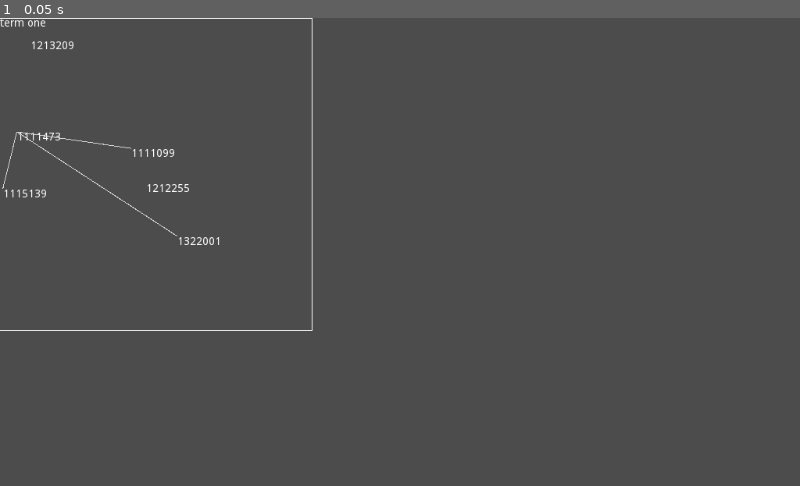
Above: before the commit, frame 1.
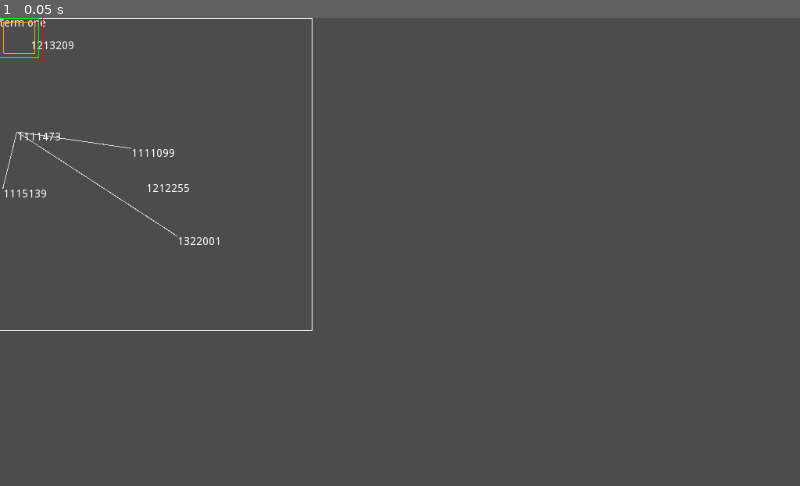
Above: after the commit, the same moment.

Repository: hpn33/Hand-Graph
Game: Godot game, scene res://scene/Main.tscn
The game is run twice, just before and just after one commit, with the same random seed, the same clock (stepped at 60 frames per second) and the same inputs.
Inputs:
- Up to frame 1 (0.05 s): no input

The runs differ from the first frame. In frame 1, less than 0.1% of the frame differs, in the area x 0-6%, y 0-10%.

Commit message:
add HBox2D

Diff:
--- /dev/null
+++ b/object/GUI2D/Group/Group.gd
@@ -0,0 +1,21 @@
+extends Box2D
+class_name Group2D
+
+
+
+func remove_children():
+
+	for child in get_children():
+		remove_child(child)
+
+
+func sort_children():
+	pass
+
+
+func first():
+	return get_child(0)
+
+
+func last():
+	return get_child(get_child_count()-1)
--- /dev/null
+++ b/object/GUI2D/Group/Group.tscn
@@ -0,0 +1,6 @@
+[gd_scene load_steps=2 format=2]
+
+[ext_resource path="res://object/GUI2D/Group/Group.gd" type="Script" id=2]
+
+[node name="Group2D" type="Node2D"]
+script = ExtResource( 2 )
--- /dev/null
+++ b/object/GUI2D/HBox2D/HBox2D.gd
@@ -0,0 +1,79 @@
+tool
+extends Group2D
+class_name HBox2D
+
+
+enum V_ALIGN { TOP, CENTER, DOWN }
+
+export(V_ALIGN) var v_align := V_ALIGN.CENTER setget set_v_align
+
+func set_v_align(_v_align):
+	v_align = _v_align
+
+	sort_children()
+
+
+
+func get_y_position() -> float:
+
+	var rect = in_rect()
+
+	if v_align == V_ALIGN.TOP:
+		return rect.position.y
+
+	elif v_align == V_ALIGN.CENTER:
+		return rect.position.y + rect.size.y /2
+
+	elif v_align == V_ALIGN.DOWN:
+		return rect.position.y + rect.size.y
+
+	return 0.0
+
+
+func sort_children():
+	var x = 0
+	for child in get_children():
+
+		child.position.y = get_y_position()
+		child.position.x = x
+
+		x += child.width()
+
+	resize()
+
+
+func sort_from(index: int, diff: float):
+
+	for i in get_child_count():
+		var child = get_children()[i]
+
+		child.position.y = get_y_position()
+
+		if i > index:
+
+			child.position.x += diff
+
+	resize()
+
+
+func resize():
+
+	var y = 0
+	var x = 0
+
+	for child in get_children():
+		y = max(y, child.height())
+		x += child.width()
+
+	if y == 0:
+		size = Vector2.ONE * 100
+	else:
+		size = Vector2(x, y)
+
+
+	repivot()
+
+
+func reset():
+	remove_children()
+	resize()
--- /dev/null
+++ b/object/GUI2D/HBox2D/HBox2D.tscn
@@ -0,0 +1,7 @@
+[gd_scene load_steps=2 format=2]
+
+[ext_resource path="res://object/GUI2D/HBox2D/HBox2D.gd" type="Script" id=1]
+
+[node name="HBox2D" type="Node2D"]
+position = Vector2( 88, 63 )
+script = ExtResource( 1 )
--- a/object/GUI2D/SpriteBox2D/SpriteBox2D.gd
+++ b/object/GUI2D/SpriteBox2D/SpriteBox2D.gd
@@ -1,6 +1,9 @@
 tool
 extends Box2D
 class_name SpriteBox
+
+
+export(StreamTexture) var stream_texture setget set_texture
 
 
 onready var sprite :Sprite= $Sprite setget , get_sprite
@@ -30,7 +33,17 @@
 
 
 func set_texture(texture):
-	get_sprite().texture = texture
+
+	stream_texture = texture
+
+	var image = Image.new()
+	image.load(stream_texture.resource_path)
+
+	var image_texture = ImageTexture.new()
+	image_texture.create_from_image(image)
+
+	get_sprite().texture = image_texture
+
 
 
 
--- a/object/GUI2D/SpriteBox2D/SpriteBox2D.tscn
+++ b/object/GUI2D/SpriteBox2D/SpriteBox2D.tscn
@@ -1,6 +1,5 @@
-[gd_scene load_steps=4 format=2]
+[gd_scene load_steps=3 format=2]
 
-[ext_resource path="res://icon.png" type="Texture" id=1]
 [ext_resource path="res://object/GUI2D/SpriteBox2D/SpriteBox2D.gd" type="Script" id=2]
 [ext_resource path="res://object/GUI2D/SpriteBox2D/Sprite.gd" type="Script" id=4]
 
@@ -13,6 +12,5 @@
 horizental_pivot_align = 1
 
 [node name="Sprite" type="Sprite" parent="."]
-texture = ExtResource( 1 )
 script = ExtResource( 4 )
 [connection signal="texture_changed" from="Sprite" to="." method="_on_Sprite_texture_changed"]
--- a/object/GUI2D/VBox2D/VBox2D.gd
+++ b/object/GUI2D/VBox2D/VBox2D.gd
@@ -1,5 +1,5 @@
 tool
-extends Box2D
+extends Group2D
 class_name VBox2D
 
 
@@ -30,12 +30,6 @@
 	return 0.0
 
 
-func remove_children():
-
-	for child in get_children():
-		remove_child(child)
-
-
 func sort_children():
 	var y = 0
 	for child in get_children():
@@ -62,8 +56,6 @@
 	resize()
 
 
-
-
 func resize():
 
 	var y = 0
@@ -82,15 +74,6 @@
 	repivot()
 
 
-
 func reset():
 	remove_children()
 	resize()
-
-
-func first():
-	return get_child(0)
-
-
-func last():
-	return get_child(get_child_count()-1)
--- a/object/space/space.tscn
+++ b/object/space/space.tscn
@@ -1,6 +1,7 @@
-[gd_scene load_steps=2 format=2]
+[gd_scene load_steps=3 format=2]
 
 [ext_resource path="res://object/space/space.gd" type="Script" id=1]
+[ext_resource path="res://object/GUI2D/Box2D/Box2D.tscn" type="PackedScene" id=2]
 
 [node name="Space" type="Node2D"]
 script = ExtResource( 1 )
@@ -12,3 +13,5 @@
 __meta__ = {
 "_edit_use_anchors_": false
 }
+
+[node name="Box2D" parent="." instance=ExtResource( 2 )]
--- a/project.godot
+++ b/project.godot
@@ -8,9 +8,38 @@
 
 config_version=4
 
-_global_script_classes=[  ]
+_global_script_classes=[ {
+"base": "Node2D",
+"class": "Box2D",
+"language": "GDScript",
+"path": "res://object/GUI2D/Box2D/Box2D.gd"
+}, {
+"base": "Box2D",
+"class": "Group2D",
+"language": "GDScript",
+"path": "res://object/GUI2D/Group/Group.gd"
+}, {
+"base": "Group2D",
+"class": "HBox2D",
+"language": "GDScript",
+"path": "res://object/GUI2D/HBox2D/HBox2D.gd"
+}, {
+"base": "Box2D",
+"class": "SpriteBox",
+"language": "GDScript",
+"path": "res://object/GUI2D/SpriteBox2D/SpriteBox2D.gd"
+}, {
+"base": "Group2D",
+"class": "VBox2D",
+"language": "GDScript",
+"path": "res://object/GUI2D/VBox2D/VBox2D.gd"
+} ]
 _global_script_class_icons={
-
+"Box2D": "",
+"Group2D": "",
+"HBox2D": "",
+"SpriteBox": "",
+"VBox2D": ""
 }
 
 [application]
